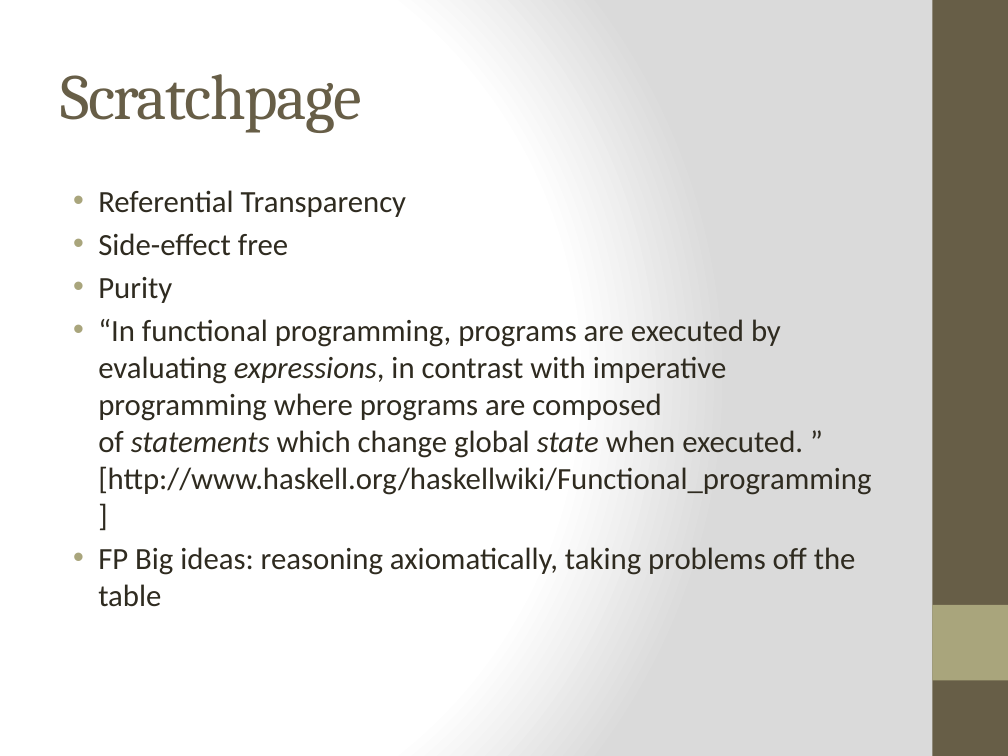
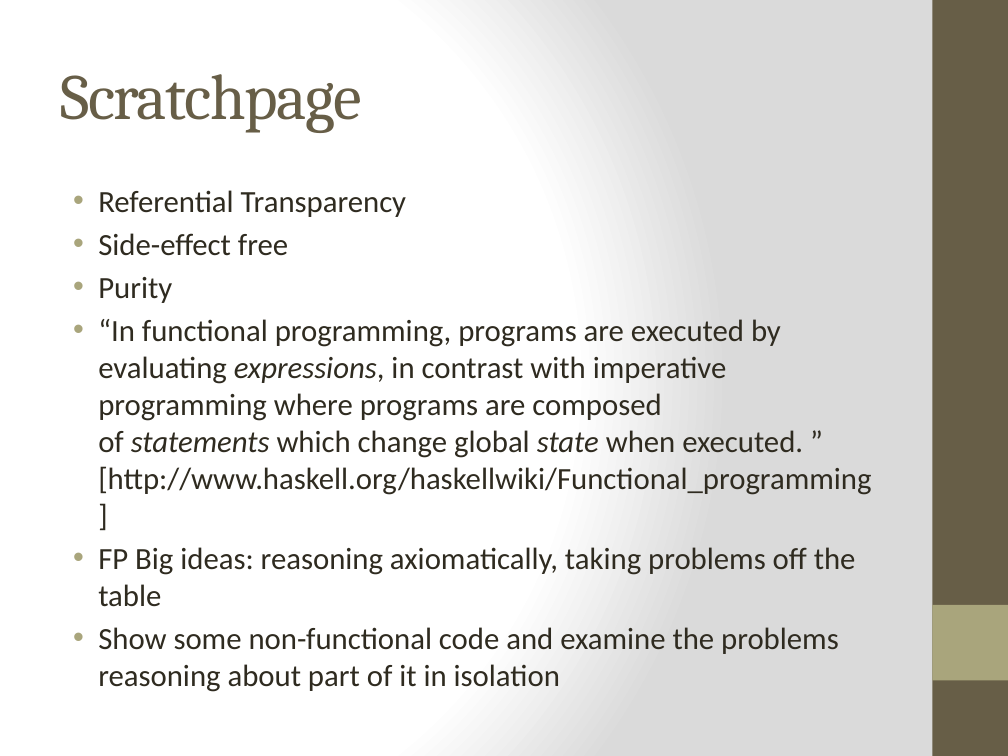
Before and after one commit to bjhartin/FoundationsOfFunctionalProgramming, a slide deck: slide 23 of FoundationsOfFunctionalProgramming.pptx (slide 17 before the commit). Drawn at 1008x756 pixels with LibreOffice and Linux fonts; fonts in the diff are those of the drawing. Boxes give left, top, right and bottom in pixels: in the first picture for what was removed or moved away, otherwise in the second. Text is boxed around its words. In the diff, an @@ line names an element or a change of style, - is before the commit and + after.

```diff
--- a/FoundationsOfFunctionalProgramming.pptx
+++ b/FoundationsOfFunctionalProgramming.pptx
@@ text at bbox=[98, 627, 839, 692]: paragraph added @@
+• Show some non-functional code and examine the problems reasoning about part of it in isolation
```
Also in this commit, not shown: 8 other slides changed, 8 slides added, 2 slides removed, 5 other files.
